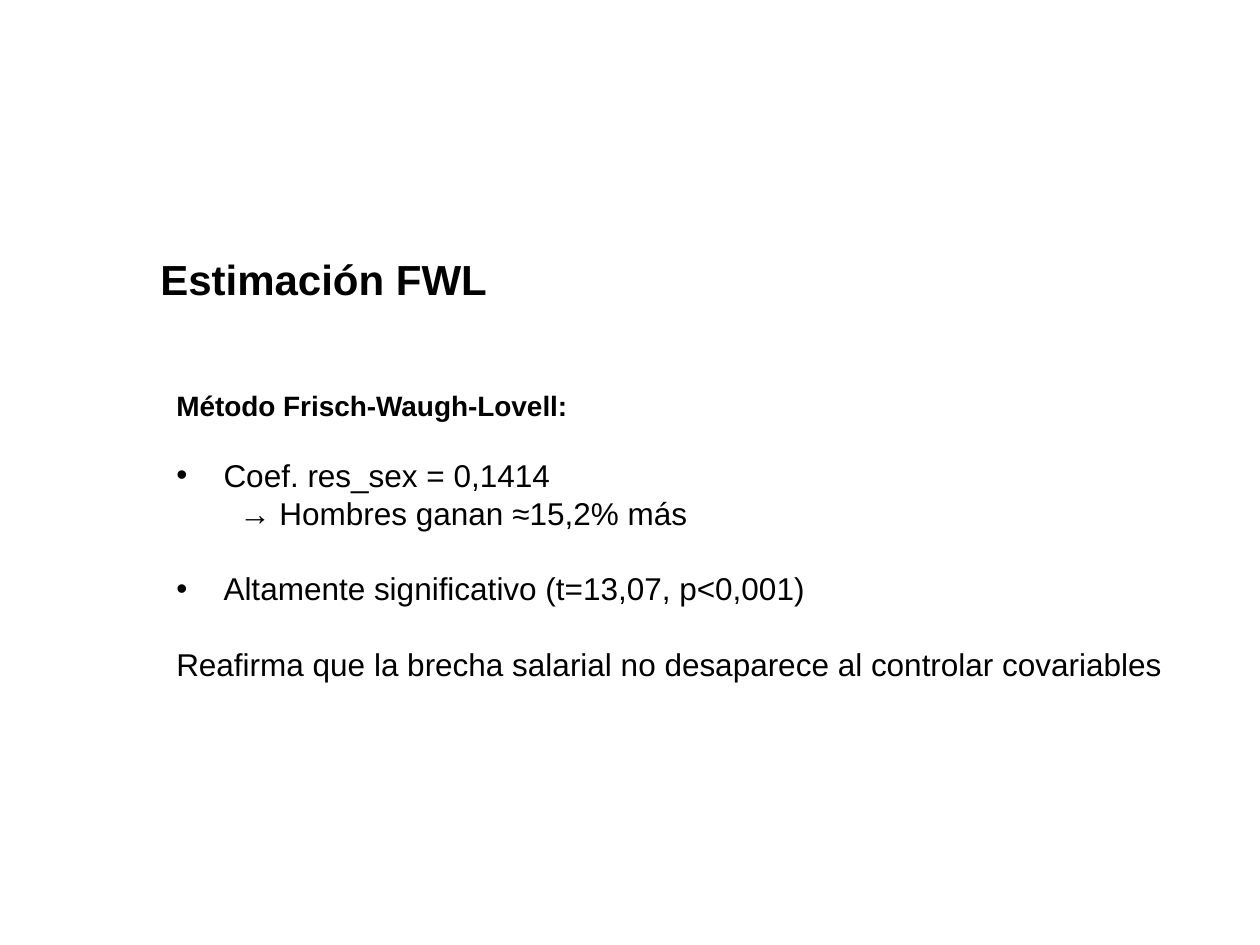
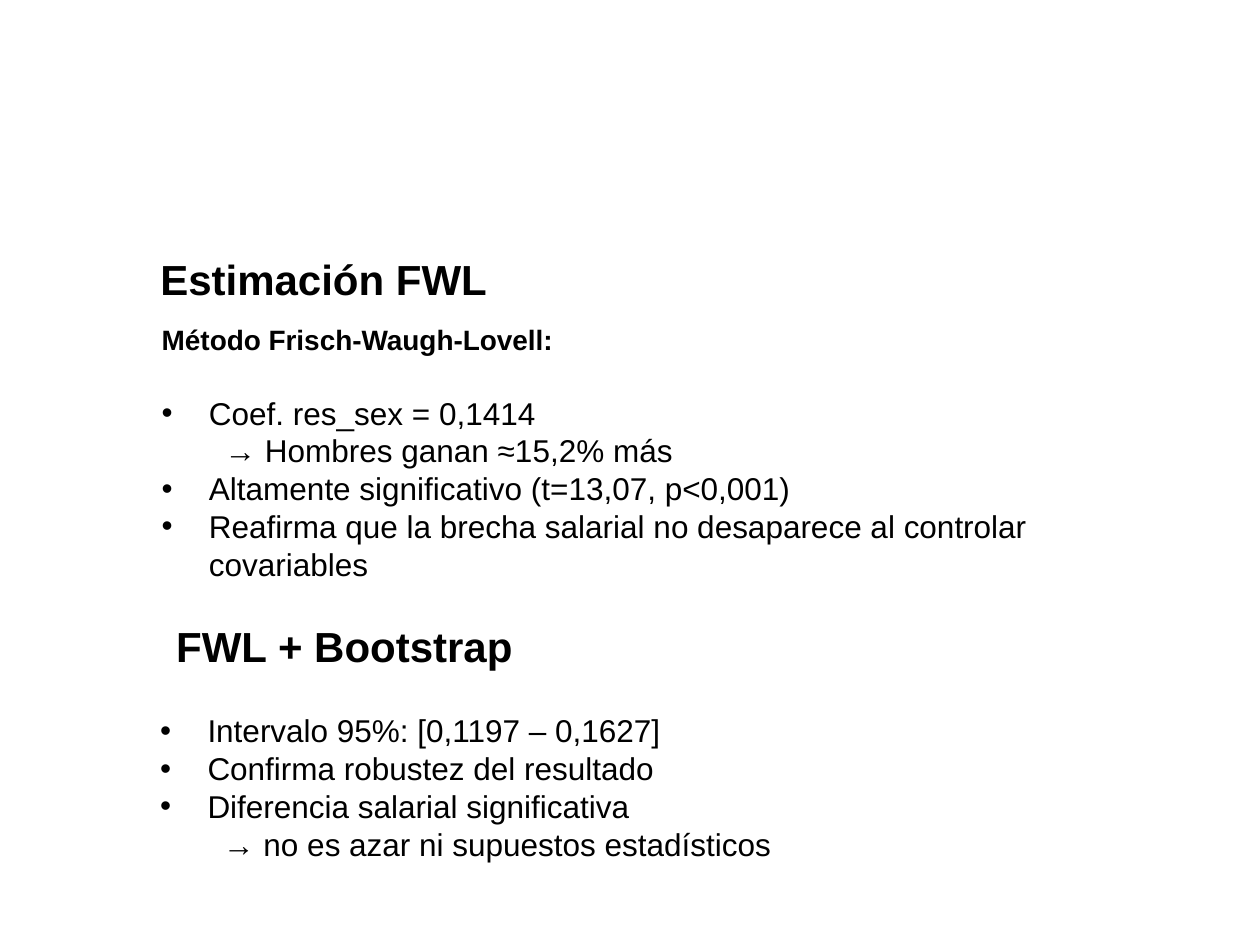
Before and after one commit to LauraDaniela17/Taller1_BigData_MachineLearning, a slide deck: slide 4 of Presentaciones/gap_equipo_08.pptx (slide 5 before the commit). Drawn at 1260x945 pixels with LibreOffice and Linux fonts; fonts in the diff are those of the drawing; background and template pictures are left out. Boxes give left, top, right and bottom in pixels: in the first picture for what was removed or moved away, otherwise in the second. Text is boxed around its words. In the diff, an @@ line names an element or a change of style, - is before the commit and + after.

```diff
--- a/Presentaciones/gap_equipo_08.pptx
+++ b/Presentaciones/gap_equipo_08.pptx
@@ text "Método Frisch-Waugh-Lovell:": place and size @@
-text "Método Frisch-Waugh-Lovell:" at [176,395,1161,682]
+text "Método Frisch-Waugh-Lovell:" at [162,329,1026,577]
@@ text at [209,515,1026,577]: bullet none to • @@
@@ text added at [176,633,512,671], 24 pt, text #000000, bold @@
+FWL + Bootstrap
@@ text added at [208,719,771,862], 18 pt, text #000000 @@
+• Intervalo 95%: [0,1197 – 0,1627]
+• Confirma robustez del resultado
+• Diferencia salarial significativa
+  → no es azar ni supuestos estadísticos
```
Also in this commit, not shown: 3 slides removed.
